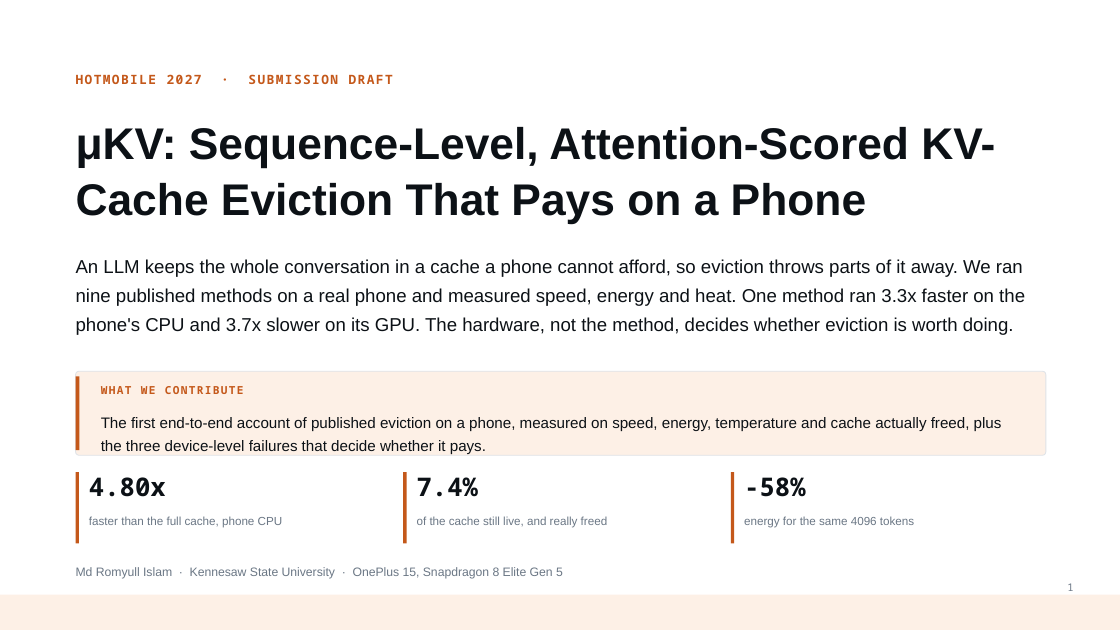
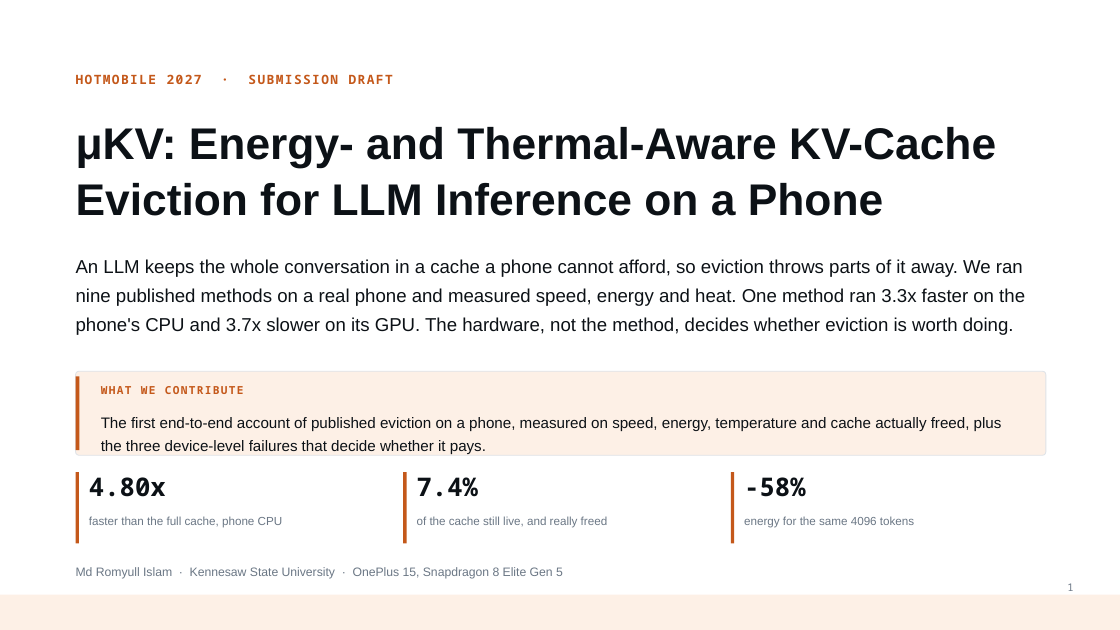
Before and after one commit to Romyull-Islam/EndurKV, a slide deck: slide 1 of muKV_talk.pptx. Drawn at 1120x630 pixels with LibreOffice and Linux fonts; fonts in the diff are those of the drawing. Boxes give left, top, right and bottom in pixels: in the first picture for what was removed or moved away, otherwise in the second. Text is boxed around its words. In the diff, an @@ line names an element or a change of style, - is before the commit and + after.

```diff
--- a/muKV_talk.pptx
+++ b/muKV_talk.pptx
@@ text at bbox=[76, 127, 996, 216]: text changed @@
-μKV: Sequence-Level, Attention-Scored KV-Cache Eviction That Pays on a Phone
+μKV: Energy- and Thermal-Aware KV-Cache Eviction for LLM Inference on a Phone
```
Also in this commit, not shown: 1 other slide changed, 10 other files.
